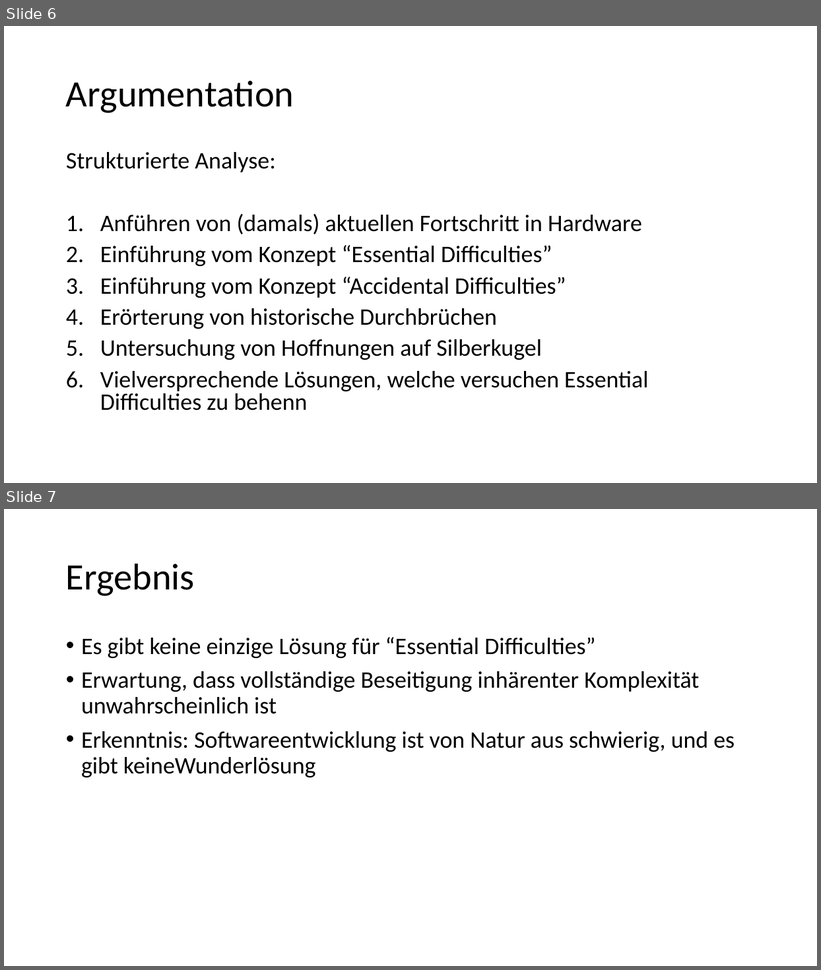
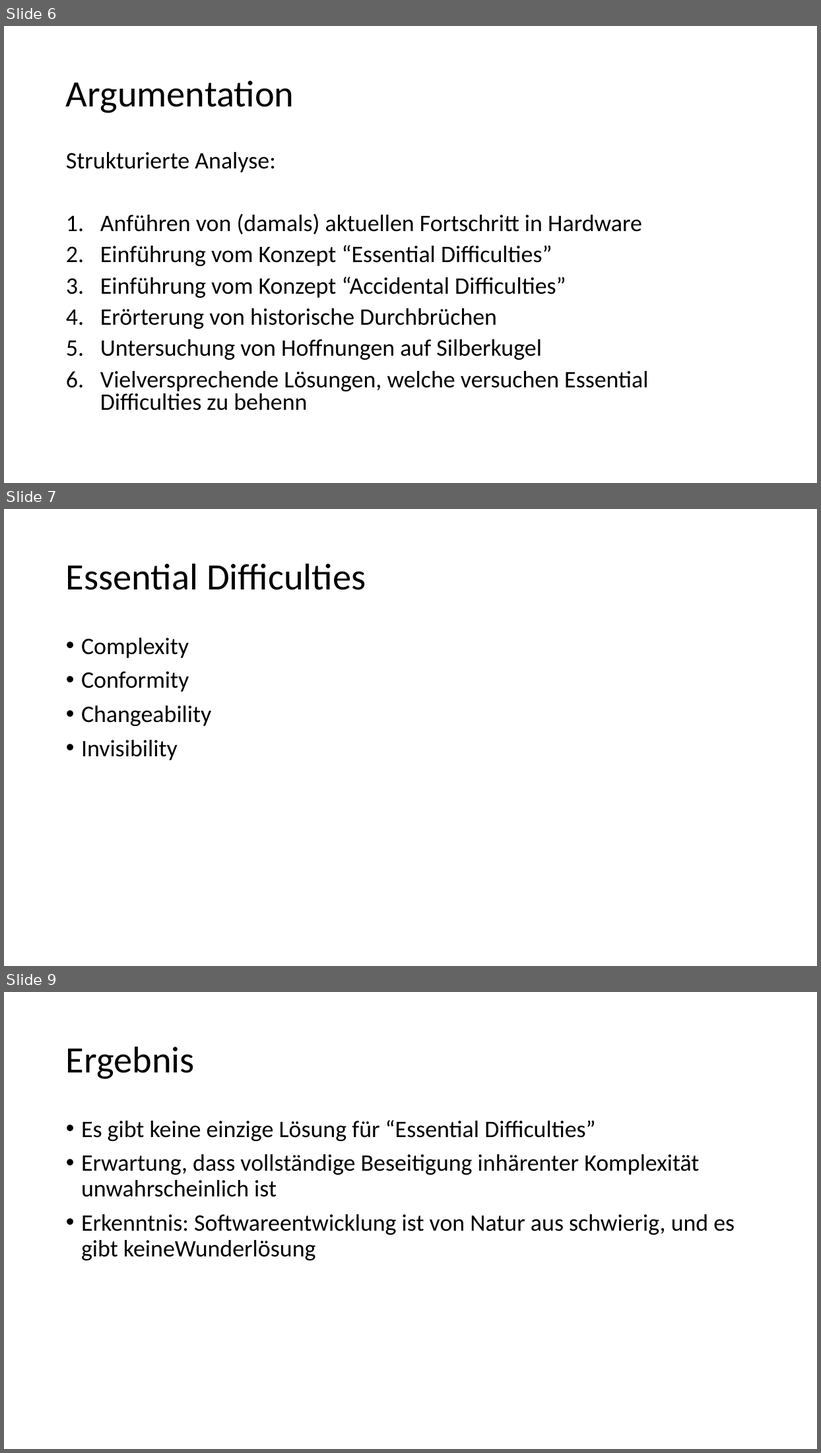
Before and after one commit to AntonPieper/presentation, a slide deck: Presentation.pptx. Shown one above the other, each under a label of ours: slides 6 and 7 before the commit, slides 6, 7 and 9 after it; the slides between them are not shown. The pictures are 821x970 and 821x1453 pixels, drawn with LibreOffice and Linux fonts; fonts in the diff are those of the drawing. Boxes give left, top, right and bottom in pixels: in the first picture for what was removed or moved away, otherwise in the second. Text is boxed around its words. In the diff, an @@ line names an element or a change of style, - is before the commit and + after.

```diff
--- a/Presentation.pptx
+++ b/Presentation.pptx
@@ slide 7 added at [4,509,817,966], background #FFFFFF @@
@@ title added at [66,563,366,590], 44 pt, text #000000 @@
+Essential Difficulties
@@ text added at [81,638,211,760], 28 pt, text #000000 @@
+• Complexity
+• Conformity
+• Changeability
+• Invisibility
@@ what was slide 7 is now slide 9 @@
```
Also in this commit, not shown: 1 other slide added.
